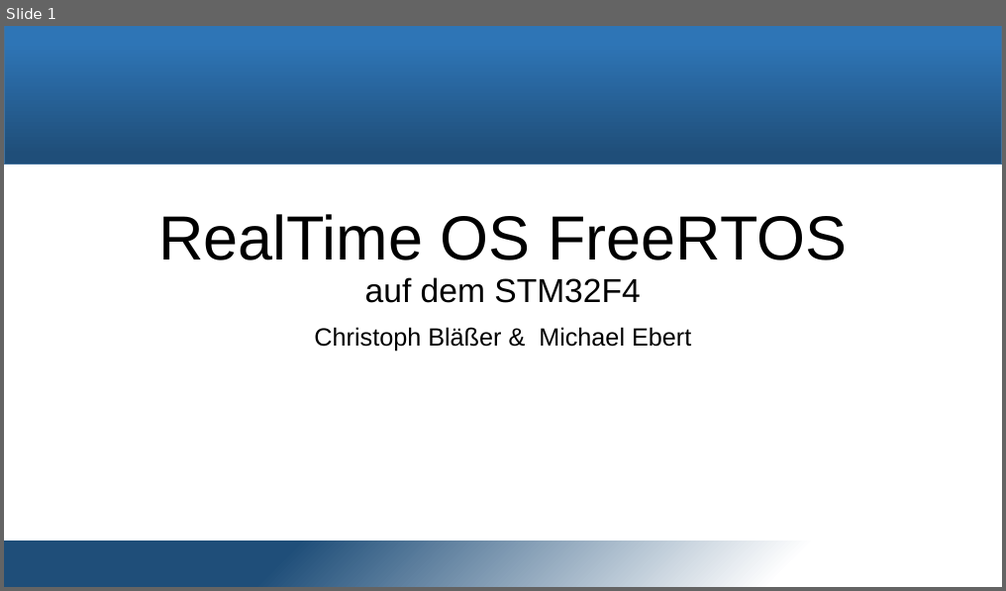
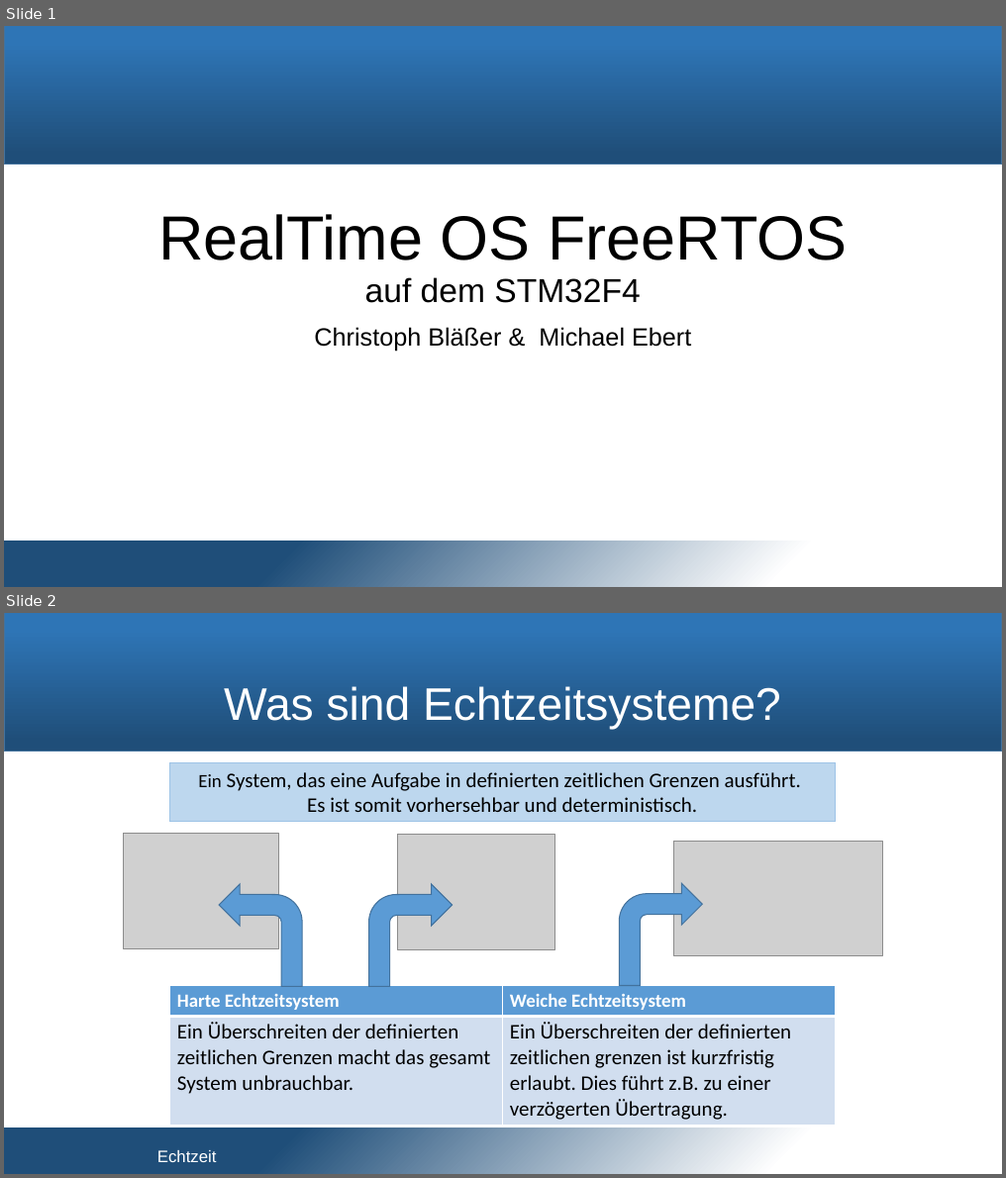
Before and after one commit to snobz/Seminar_BS_2017, a slide deck: Päsi/Seminar Betriebssysteme.pptx. Shown one above the other, each under a label of ours: slide 1 before the commit, slides 1 and 2 after it. The pictures are 1006x591 and 1006x1178 pixels, drawn with LibreOffice and Linux fonts; fonts in the diff are those of the drawing; grey boxes stand for pictures; background and template pictures are left out. Boxes give left, top, right and bottom in pixels: in the first picture for what was removed or moved away, otherwise in the second. Text is boxed around its words. In the diff, an @@ line names an element or a change of style, - is before the commit and + after.

```diff
--- a/Päsi/Seminar Betriebssysteme.pptx
+++ b/Päsi/Seminar Betriebssysteme.pptx
@@ slide 2 added at bbox=[4, 613, 1002, 1174], background #FFFFFF; not listed: 2 template elements that a slide beside it also shows @@
@@ title added at bbox=[224, 686, 781, 730], 44 pt, text #FFFFFF @@
+Was sind Echtzeitsysteme?
@@ rectangle added at bbox=[169, 763, 835, 821], fill #BDD7EE, outline #9DC3E6 0.75 pt, 20 pt, text #000000 @@
+Ein System, das eine Aufgabe in definierten zeitlichen Grenzen ausführt.
+Es ist somit vorhersehbar und deterministisch.
@@ picture added at bbox=[123, 833, 278, 950] @@
@@ picture added at bbox=[398, 834, 554, 950] @@
@@ picture added at bbox=[674, 842, 883, 956] @@
@@ bent arrow added at bbox=[219, 884, 302, 986], fill #5B9BD5, outline #43739E 1 pt @@
@@ bent arrow added at bbox=[369, 884, 452, 986], fill #5B9BD5, outline #43739E 1 pt @@
@@ bent arrow added at bbox=[620, 883, 703, 986], fill #5B9BD5, outline #43739E 1 pt @@
@@ table added at bbox=[169, 986, 835, 1124], 2 rows, 2 columns @@
+Harte Echtzeitsystem | Weiche Echtzeitsystem
+Ein Überschreiten der definierten zeitlichen Grenzen macht das gesamt System unbrauchbar. | Ein Überschreiten der definierten zeitlichen grenzen ist kurzfristig erlaubt. Dies führt z.B. zu einer verzögerten Übertragung.
@@ text added at bbox=[157, 1151, 217, 1162], 16 pt, text #FFFFFF @@
+Echtzeit
```
Also in this commit, not shown: 5 other slides added, 12 slides removed, 3 other files.
